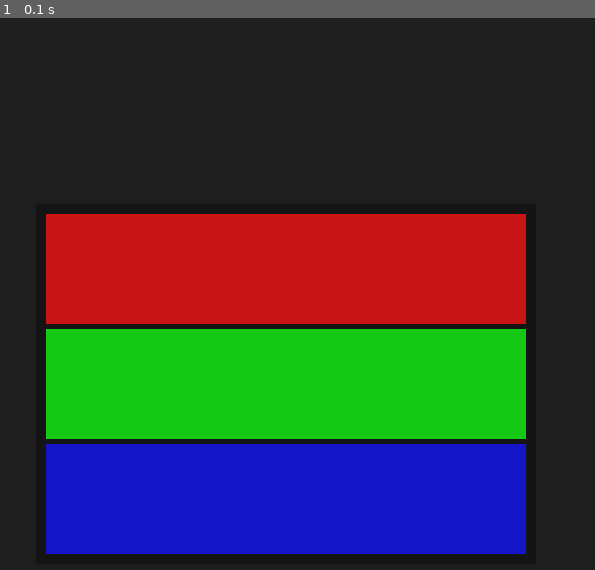
Above: before the commit, frame 1.
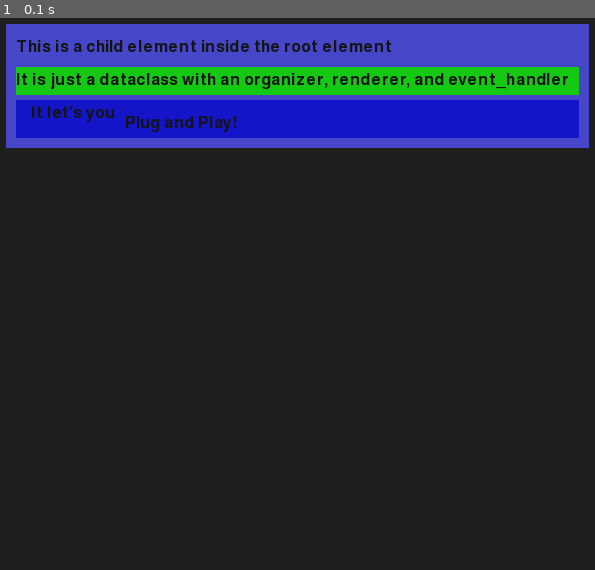
Above: after the commit, the same moment.

Repository: BradleyPleasant/PygameGUI
Game: pygame game, started from Dynamic Playground.py
The game is run twice, just before and just after one commit, with the same random seed, the same clock (stepped at 60 frames per second) and the same inputs.
Inputs:
- Up to frame 1 (0.1 s): no input

The runs differ from the first frame. In frame 1, 69% of the frame differs, in the area x 1-99%, y 1-98%.

Commit message:
V0.1 Core UI Framework rewrite completed

Diff:
--- a/Dynamic Playground.py
+++ b/Dynamic Playground.py
@@ -1,4 +1,6 @@
 from DynamicUI import *
+from DynamicUI.Objects.Label import LabelRenderer, LabelInputHandler
+from DynamicUI.Objects.Button import ButtonInputHandler
 
 
 app = Application()
@@ -7,36 +9,48 @@
 root = Element(
     manager=None,
     organizer=VerticalOrganizer(element_padding=10, children_padding=5),
-    renderer=Renderer(background_color=(20, 20, 20)),
+    renderer=Renderer(background_color=(70, 70, 200)),
     input_handler=None,
-    rect=(50, 200, 500, 200)
+    rect=(20, 20, 0, 0)
 )
 
 child1 = Element(
     manager=None,
     organizer=VerticalOrganizer(element_padding=5, children_padding=5),
-    renderer=Renderer(background_color=(200, 20, 20)),
-    input_handler=None,
+    renderer=LabelRenderer(text = "This is a child element inside the root element"),
+    input_handler=LabelInputHandler(),
     parent=root,
-    rect=(0, 0, 30, 100)
+    rect=(0, 0, 0, 0)
 )
-
 child2 = Element(
     manager=None,
     organizer=VerticalOrganizer(element_padding=5, children_padding=5),
-    renderer=Renderer(background_color=(20, 200, 20)),
-    input_handler=None,
+    renderer=LabelRenderer(text = "It is just a dataclass with an organizer, renderer, and event_handler", background_color=(20, 200, 20)),
+    input_handler=ButtonInputHandler(),
     parent=root,
-    rect=(0, 0, 30, 100)
+    rect=(0, 0, 0, 0)
 )
-
 child3 = Element(
     manager=None,
-    organizer=VerticalOrganizer(element_padding=5, children_padding=5),
+    organizer=HorizontalOrganizer(element_padding=5, children_padding=5),
     renderer=Renderer(background_color=(20, 20, 200)),
     input_handler=None,
     parent=root,
-    rect=(0, 0, 50, 100)
+    rect=(0, 0, 0, 0)
+); child4 = Element(
+    manager=None,
+    organizer=VerticalOrganizer(element_padding=5, children_padding=5),
+    renderer=LabelRenderer(text="It let's you", anchor = "topright"),
+    input_handler=LabelInputHandler(),
+    parent=child3,
+    rect=(0, 0, 0, 0)
+); child5 = Element(
+    manager=None,
+    organizer=VerticalOrganizer(element_padding=5, children_padding=5),
+    renderer=LabelRenderer(text="Plug and Play!", anchor="midbottom"),
+    input_handler=LabelInputHandler(),
+    parent=child3,
+    rect=(0, 0, 0, 0)
 )
 
 app.add_element(root)
--- a/DynamicUI/Element.py
+++ b/DynamicUI/Element.py
@@ -67,4 +67,21 @@
         return self.rect.x, self.rect.y
 
     def global_rect(self):
-        return FRect(self.global_position(), self.rect.topleft)
+        return FRect(self.global_position(), self.rect.size)
+
+    def get_lowest_element_at_pos(self, pos: tuple[float, float]) -> "Element | None":
+        if not self.global_rect().collidepoint(pos):
+            return None
+        for child in reversed(self.children):
+            result = child.get_lowest_element_at_pos(pos)
+            if result:
+                return result
+        return self
+
+
+    def get_lowest_selectable_parent(self) -> "Element | None":
+        if self.input_handler:
+            return self
+        if self.parent:
+            return self.parent.get_lowest_selectable_parent()
+        return None
--- /dev/null
+++ b/DynamicUI/InputHandler.py
@@ -0,0 +1,7 @@
+import pygame
+from .Element import Element
+
+
+class InputHandler:
+    def handle_event(self, event: pygame.event.Event, element: Element) -> None:
+        print(event, event.dict)
--- /dev/null
+++ b/DynamicUI/Objects/Button.py
@@ -0,0 +1,10 @@
+from .. import Element, Renderer, InputHandler
+from pygame import Font, Event, Surface, SRCALPHA, MOUSEBUTTONUP, MOUSEBUTTONDOWN
+
+
+class ButtonInputHandler(InputHandler):
+    def handle_event(self, event: Event, element: Element) -> None:
+        if event.type == MOUSEBUTTONDOWN:
+            print("Button pressed!")
+        elif event.type == MOUSEBUTTONUP:
+            print("Button released!")
--- /dev/null
+++ b/DynamicUI/Objects/Label.py
@@ -0,0 +1,57 @@
+from .. import Element, Renderer, InputHandler
+from pygame import Font, Event, Surface, SRCALPHA
+
+
+class LabelInputHandler(InputHandler):
+    def handle_event(self, event: Event, element: Element) -> None:
+        pass
+
+
+class LabelRenderer(Renderer):
+    def __init__(self, text: str, font: Font = Font(None, 24), text_color = (20, 20, 20),
+                 anchor: str = "midleft", background_color = None) -> None:
+        super().__init__(background_color=background_color)
+        self.text = text
+        self.text_color = text_color
+        self.font = font
+        self.anchor = anchor
+
+
+    def measure_content(self, element: Element) -> tuple[float, float]:
+        text_surface = self.font.render(self.text, True, self.text_color)
+        return text_surface.get_size()
+
+    def render(self, element: Element) -> Surface:
+        """surface = super().render(element)
+        text_surface = self.font.render(self.text, True, self.text_color)
+        text_rect = text_surface.get_rect(center=(element.rect.width // 2, element.rect.height // 2))
+        surface.blit(text_surface, text_rect)
+        return surface"""
+        # Create surface with background
+        surface = Surface((element.rect.width, element.rect.height), SRCALPHA)
+        surface.fill(self.background_color) if self.background_color else surface.fill((0, 0, 0, 0))
+        # Render text
+        text_surface = self.font.render(self.text, True, self.text_color)
+        text_rect = text_surface.get_rect()
+        if self.anchor == "center":
+            text_rect.center = (element.rect.width // 2, element.rect.height // 2)
+        elif self.anchor == "topleft":
+            text_rect.topleft = (0, 0)
+        elif self.anchor == "topright":
+            text_rect.topright = (element.rect.width, 0)
+        elif self.anchor == "bottomleft":
+            text_rect.bottomleft = (0, element.rect.height)
+        elif self.anchor == "bottomright":
+            text_rect.bottomright = (element.rect.width, element.rect.height)
+        elif self.anchor == "midtop":
+            text_rect.midtop = (element.rect.width // 2, 0)
+        elif self.anchor == "midbottom":
+            text_rect.midbottom = (element.rect.width // 2, element.rect.height)
+        elif self.anchor == "midleft":
+            text_rect.midleft = (0, element.rect.height // 2)
+        elif self.anchor == "midright":
+            text_rect.midright = (element.rect.width, element.rect.height // 2)
+
+        # Blit text onto surface
+        surface.blit(text_surface, text_rect)
+        return surface
--- a/DynamicUI/Organizer.py
+++ b/DynamicUI/Organizer.py
@@ -1,5 +1,4 @@
 from pygame import FRect
-
 from .Element import Element
 
 
@@ -24,7 +23,6 @@
         # If no children, ask renderer for intrinsic size
         if not element.children and element.renderer:
             width, height = element.renderer.measure_content(element)
-            print(width, height)
             min_width, min_height = width, height
 
         # Add element padding
--- a/DynamicUI/Renderer.py
+++ b/DynamicUI/Renderer.py
@@ -3,7 +3,7 @@
 
 
 class Renderer:
-    def __init__(self, background_color = (255, 255, 255)) -> None:
+    def __init__(self, background_color = None) -> None:
         self.background_color = background_color
         self.surface = None
 
@@ -15,9 +15,32 @@
     def render(self, element: Element) -> pygame.Surface:
         """Draw the element onto the given surface."""
         if self.surface: return self.surface
-        self.surface = pygame.Surface(element.rect.size)
-        self.surface.fill(self.background_color)
+        self.surface = pygame.Surface(element.rect.size, pygame.SRCALPHA)
+        self.surface.fill(self.background_color) if self.background_color else self.surface.fill((0, 0, 0, 0))
         for child in element.children:
+            if not child.renderer: continue
             surface = child.renderer.render(child)
             self.surface.blit(surface, child.rect.topleft)
         return self.surface
+
+    def calculate_placement_from_anchor(self, element: Element, content_size: tuple[int, int], anchor: str) -> pygame.Rect:
+        rect = pygame.Rect(0, 0, *content_size)
+        if anchor == "center":
+            rect.center = (element.rect.width // 2, element.rect.height // 2)
+        elif anchor == "topleft":
+            rect.topleft = (0, 0)
+        elif anchor == "topright":
+            rect.topright = (element.rect.width, 0)
+        elif anchor == "bottomleft":
+            rect.bottomleft = (0, element.rect.height)
+        elif anchor == "bottomright":
+            rect.bottomright = (element.rect.width, element.rect.height)
+        elif anchor == "midtop":
+            rect.midtop = (element.rect.width // 2, 0)
+        elif anchor == "midbottom":
+            rect.midbottom = (element.rect.width // 2, element.rect.height)
+        elif anchor == "midleft":
+            rect.midleft = (0, element.rect.height // 2)
+        elif anchor == "midright":
+            rect.midright = (element.rect.width, element.rect.height // 2)
+        return rect
--- a/DynamicUI/__init__.py
+++ b/DynamicUI/__init__.py
@@ -1,7 +1,11 @@
 from .Element import Element
-from .Organizer import VerticalOrganizer
+from .Organizer import VerticalOrganizer, HorizontalOrganizer
 from .Renderer import Renderer
+from .InputHandler import InputHandler
+
 import pygame
+pygame.init()
+from pygame import MOUSEBUTTONDOWN, MOUSEBUTTONUP
 
 
 class Application:
@@ -11,24 +15,53 @@
         pygame.display.set_caption(title)
         self.elements = list()
         self.running = True
+        self.selected = None
+        self.clock = pygame.time.Clock()
 
     def add_element(self, element: Element):
         self.elements.append(element)
 
+    def send_event_at_pos(self, event: pygame.event.Event, pos: tuple[int, int]) -> None:
+        element = self.get_lowest_selectable_child(pos)
+        if element: element.input_handler.handle_event(event, element)
+
+    def get_lowest_selectable_child(self, pos: tuple[int, int]) -> Element|None:
+        for element in self.elements:
+            if lowest := element.get_lowest_element_at_pos(pos):
+                if lowest_selectable := lowest.get_lowest_selectable_parent():
+                    return lowest_selectable
+
     def run(self) -> None:
-        clock = pygame.time.Clock()
         while self.running:
             for event in pygame.event.get():
                 if event.type == pygame.QUIT:
                     self.running = False
+                if event.type == pygame.MOUSEBUTTONDOWN:
+                    if lowest := self.get_lowest_selectable_child(event.pos):
+                        if self.selected is lowest: self.selected = None
+                        else: self.selected = lowest
+                        lowest.input_handler.handle_event(event, lowest)
+                    else: self.selected = None
+
+                if event.type == pygame.MOUSEBUTTONUP:
+                    if lowest := self.get_lowest_selectable_child(event.pos):
+                        lowest.input_handler.handle_event(event, lowest)
+
+
+                if event.type == pygame.KEYDOWN:
+                    # send the event to the selected element
+                    if self.selected: self.selected.input_handler.handle_event(event, self.selected)
+
 
             self.screen.fill((30, 30, 30))
             for element in self.elements:
                 element.organizer.measure(element)
                 element.organizer.organize(element)
                 self.screen.blit(element.renderer.render(element), element.rect.topleft)
+            # set caption to time elapsed since program start with pygame clock
+            pygame.display.set_caption(f"DynamicUI Application - {pygame.time.get_ticks() / 1000 :}s")
 
             pygame.display.flip()
-            clock.tick(60)
+            self.clock.tick(60)
 
         pygame.quit()
Not shown, changed: TODO.txt
